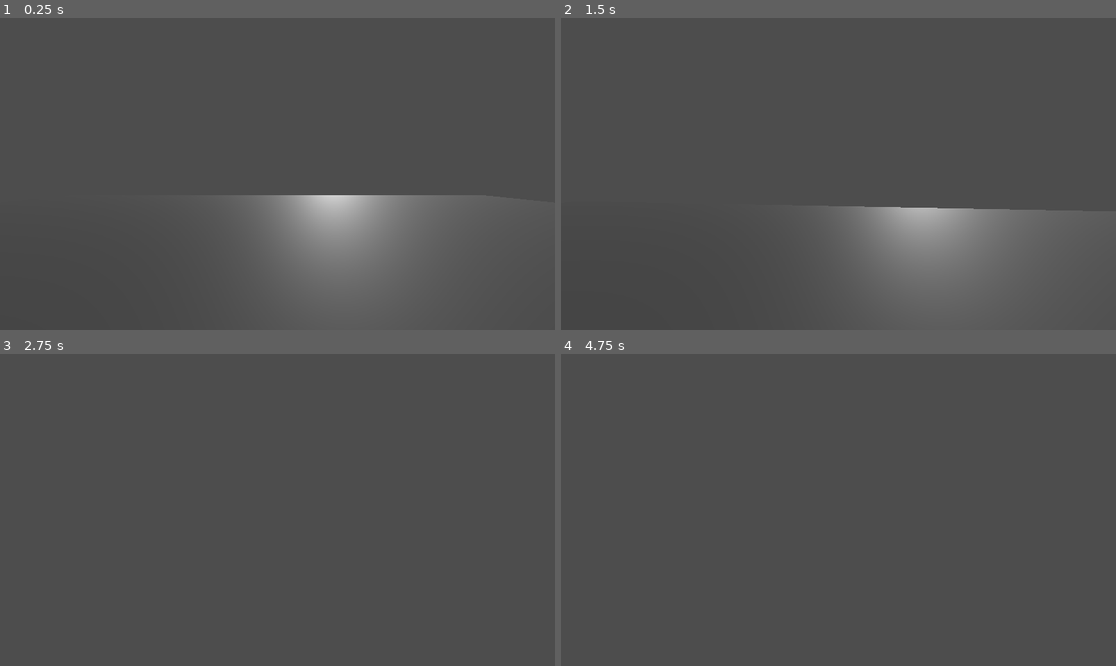
Above: before the commit, frames 1-4 (two rows, left to right).
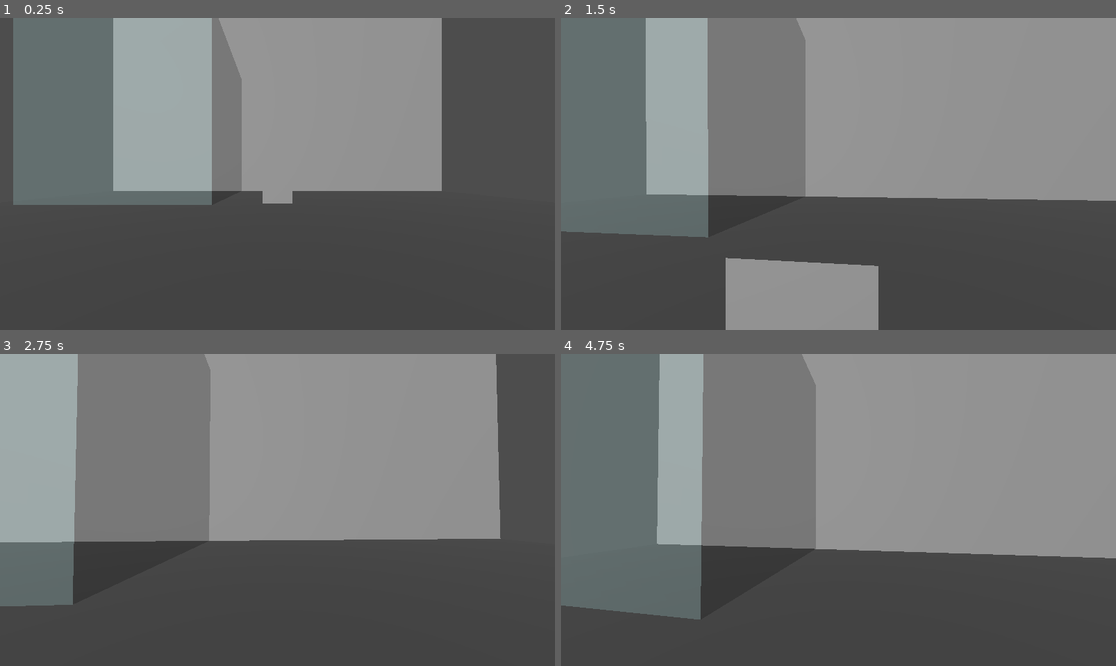
Above: after the commit, the same moments.

Repository: TheObtey/overhead-prototype
Game: Godot game, scene res://scenes/main/KorayTestRoom.tscn
Two runs of this game, one before a commit and one after it. Both use one fixed random seed, a clock stepped at 60 frames per second and the inputs below.
Inputs (mouse positions are in pixels of both pictures, inside the frame that each line leads up to):
- Up to frame 1 (0.25 s): no input
- Up to frame 2 (1.5 s): move the mouse to (866, 174) at 0.52 s; hold W (move_forward) from 0.53 s (still down); click (866, 174) at 0.6 s; tap Space (jump) at 0.77 s; right-click (866, 174) at 0.8 s; move the mouse to (810, 174) at 1.27 s; right-click (810, 174) at 1.35 s
- Up to frame 3 (2.75 s): keep holding W (move_forward); tap Space (jump) at 1.52 s; click (249, 510) at 1.55 s; move the mouse to (288, 503) at 2.02 s; tap E (interact) at 2.1 s; right-click (288, 503) at 2.3 s
- Up to frame 4 (4.75 s): keep holding W (move_forward); move the mouse to (832, 516) at 2.77 s; click (832, 516) at 2.85 s; tap Space (jump) at 3.02, 3.77, 4.52 s; move the mouse to (877, 513) at 3.52 s; right-click (877, 513) at 3.6 s; move the mouse to (794, 506) at 4.27 s; click (794, 506) at 4.35 s

The runs differ from the first frame. In frame 1, 57% of the frame differs, in the area x 2-86%, y 0-100%; in frame 2, 79%, in the area x 0-100%, y 0-100%; in frame 3, 56%; in frame 4, 68%.

Commit message:
[ADD] Carryable entity and gravity gun

Diff:
--- /dev/null
+++ b/scenes/entities/physics/CarryableEntity.gd
@@ -0,0 +1,65 @@
+extends RigidBody3D
+
+@export var bIsCarryable: bool = true
+
+@export var iHoldDistance: float = 2.5
+@export var iFollowSpeed: float = 12.0
+@export var iThrowForce: float = 10.0
+
+var pHolder: CharacterBody3D
+var bIsHeld: bool = false
+
+func OnPickedUp(pPlayer: CharacterBody3D) -> void:
+	if not bIsCarryable:
+		return
+
+	pHolder = pPlayer
+	bIsHeld = true
+
+	freeze = false
+	linear_velocity = Vector3.ZERO
+	angular_velocity = Vector3.ZERO
+
+	SetCollisionWithPlayer(pPlayer, false)
+
+func OnDropped() -> void:
+	bIsHeld = false
+
+	SetCollisionWithPlayer(pHolder, true)
+
+	pHolder = null
+
+func Throw() -> void:
+	if not bIsHeld:
+		return
+
+	var vecForward: Vector3 = -pHolder.global_transform.basis.z
+	linear_velocity = vecForward * iThrowForce
+
+	OnDropped()
+
+func _physics_process(iDelta: float) -> void:
+	if not bIsHeld or not pHolder:
+		return
+
+	UpdateHeldPosition(iDelta)
+
+func UpdateHeldPosition(iDelta: float) -> void:
+	var oCamera: Camera3D = pHolder.get_node("CameraRoot/Camera3D")
+
+	var vecTargetPos: Vector3 = (
+		oCamera.global_transform.origin +
+		(-oCamera.global_transform.basis.z * iHoldDistance)
+	)
+
+	var vecDir: Vector3 = vecTargetPos - global_transform.origin
+	linear_velocity = vecDir * iFollowSpeed
+
+func SetCollisionWithPlayer(pPlayer: CharacterBody3D, bEnable: bool) -> void:
+	if not pPlayer:
+		return
+
+	#if bEnable: TODO: Replace this by the real value
+		#set_collision_layer_value(1, true)
+	#else:
+		#set_collision_layer_value(1, false)
--- /dev/null
+++ b/scenes/entities/physics/CarryableEntity.tscn
@@ -0,0 +1,16 @@
+[gd_scene format=3 uid="uid://bexqq70pwxkyp"]
+
+[ext_resource type="Script" uid="uid://bl4xkhglhomdp" path="res://scenes/entities/physics/CarryableEntity.gd" id="1_6d3ir"]
+
+[sub_resource type="BoxShape3D" id="BoxShape3D_nr51q"]
+
+[sub_resource type="BoxMesh" id="BoxMesh_6d3ir"]
+
+[node name="CarryableEntity" type="RigidBody3D" unique_id=942434338]
+script = ExtResource("1_6d3ir")
+
+[node name="CollisionShape3D" type="CollisionShape3D" parent="." unique_id=562112087]
+shape = SubResource("BoxShape3D_nr51q")
+
+[node name="MeshInstance3D" type="MeshInstance3D" parent="." unique_id=476620103]
+mesh = SubResource("BoxMesh_6d3ir")
--- /dev/null
+++ b/scenes/items/GravityGun.gd
@@ -0,0 +1,47 @@
+extends EquippableItemBase
+
+@export var iPickupDistance: float = 5.0
+
+var eHeldEntity: RigidBody3D
+
+func OnPrimaryAction() -> void:
+	if eHeldEntity:
+		DropEntity()
+	else:
+		TryPickup()
+
+func OnSecondaryAction() -> void:
+	if not eHeldEntity:
+		return
+
+	eHeldEntity.Throw()
+	eHeldEntity = null
+
+func TryPickup() -> void:
+	var oCamera: Camera3D = pOwner.get_node("CameraRoot/Camera3D")
+
+	var vecFrom: Vector3 = oCamera.global_transform.origin
+	var vecTo: Vector3 = vecFrom + (-oCamera.global_transform.basis.z * iPickupDistance)
+
+	var oSpace = pOwner.get_world_3d().direct_space_state
+	var oQuery = PhysicsRayQueryParameters3D.create(vecFrom, vecTo)
+
+	var oResult = oSpace.intersect_ray(oQuery)
+
+	if not oResult:
+		return
+
+	var oCollider = oResult.collider
+
+	if not oCollider or not oCollider.has_method("OnPickedUp"):
+		return
+
+	eHeldEntity = oCollider
+	eHeldEntity.OnPickedUp(pOwner)
+
+func DropEntity() -> void:
+	if not eHeldEntity:
+		return
+
+	eHeldEntity.OnDropped()
+	eHeldEntity = null
--- a/scenes/main/KorayTestRoom.tscn
+++ b/scenes/main/KorayTestRoom.tscn
@@ -2,6 +2,7 @@
 
 [ext_resource type="PackedScene" uid="uid://wqqyby20gai6" path="res://scenes/gravity/GravityField.tscn" id="1_o0i0b"]
 [ext_resource type="PackedScene" uid="uid://cd8a4o661vrla" path="res://scenes/player/PlayerBase.tscn" id="2_nx2fd"]
+[ext_resource type="PackedScene" uid="uid://bexqq70pwxkyp" path="res://scenes/entities/physics/CarryableEntity.tscn" id="2_oscr4"]
 
 [sub_resource type="BoxMesh" id="BoxMesh_0v1y0"]
 
@@ -35,10 +36,13 @@
 transform = Transform3D(9.912121, 0, 0, 0, -3.7404973e-07, -10.389285, 0, 8.55726, -4.5413006e-07, 8.213209, 5.0763936, 10.711437)
 vecGravityDirection = Vector3(0, 0, 1)
 
+[node name="CarryableEntity" parent="World" unique_id=942434338 instance=ExtResource("2_oscr4")]
+transform = Transform3D(1, 0, 0, 0, 1, 0, 0, 0, 1, 0, 1.4528842, 3.7188854)
+
 [node name="Players" type="Node" parent="." unique_id=1879509615]
 
 [node name="PlayerBase" parent="Players" unique_id=632260283 instance=ExtResource("2_nx2fd")]
-transform = Transform3D(1, 0, 0, 0, 1, 0, 0, 0, 1, 0, 1.4621041, 0)
+transform = Transform3D(-1, 0, -8.742278e-08, 0, 1, 0, 8.742278e-08, 0, -1, 0, 1.4621041, -3.689015)
 
 [node name="DirectionalLight3D" type="DirectionalLight3D" parent="." unique_id=611502070]
 transform = Transform3D(-0.9659258, 0, 0.25881907, 0.050094295, 0.98109055, 0.18695442, -0.25392494, 0.19354947, -0.9476607, 0, -19.113367, 0)
--- a/scenes/player/PlayerBase.gd
+++ b/scenes/player/PlayerBase.gd
@@ -25,12 +25,18 @@
 	oInventoryComponent.Setup(self)
 	oEquipmentComponent.Setup(self)
 
-	if oStarterItemScene:
-		var oStarterItem = oStarterItemScene.instantiate()
-		add_child(oStarterItem)
+	var oGravityGun = preload("res://scenes/items/GravityGun.gd").new()
+	add_child(oGravityGun)
 
-		oInventoryComponent.AddItem(oStarterItem)
-		oEquipmentComponent.EquipItem(oStarterItem)
+	oInventoryComponent.AddItem(oGravityGun)
+	oEquipmentComponent.EquipItem(oGravityGun)
+
+	#if oStarterItemScene:
+		#var oStarterItem = oStarterItemScene.instantiate()
+		#add_child(oStarterItem)
+		#
+		#oInventoryComponent.AddItem(oStarterItem)
+		#oEquipmentComponent.EquipItem(oStarterItem)
 
 func _unhandled_input(oEvent: InputEvent) -> void:
 	if oEvent.is_action_pressed("ui_cancel"):
Not shown, added: scenes/entities/physics/CarryableEntity.gd.uid
Not shown, added: scenes/items/GravityGun.gd.uid
